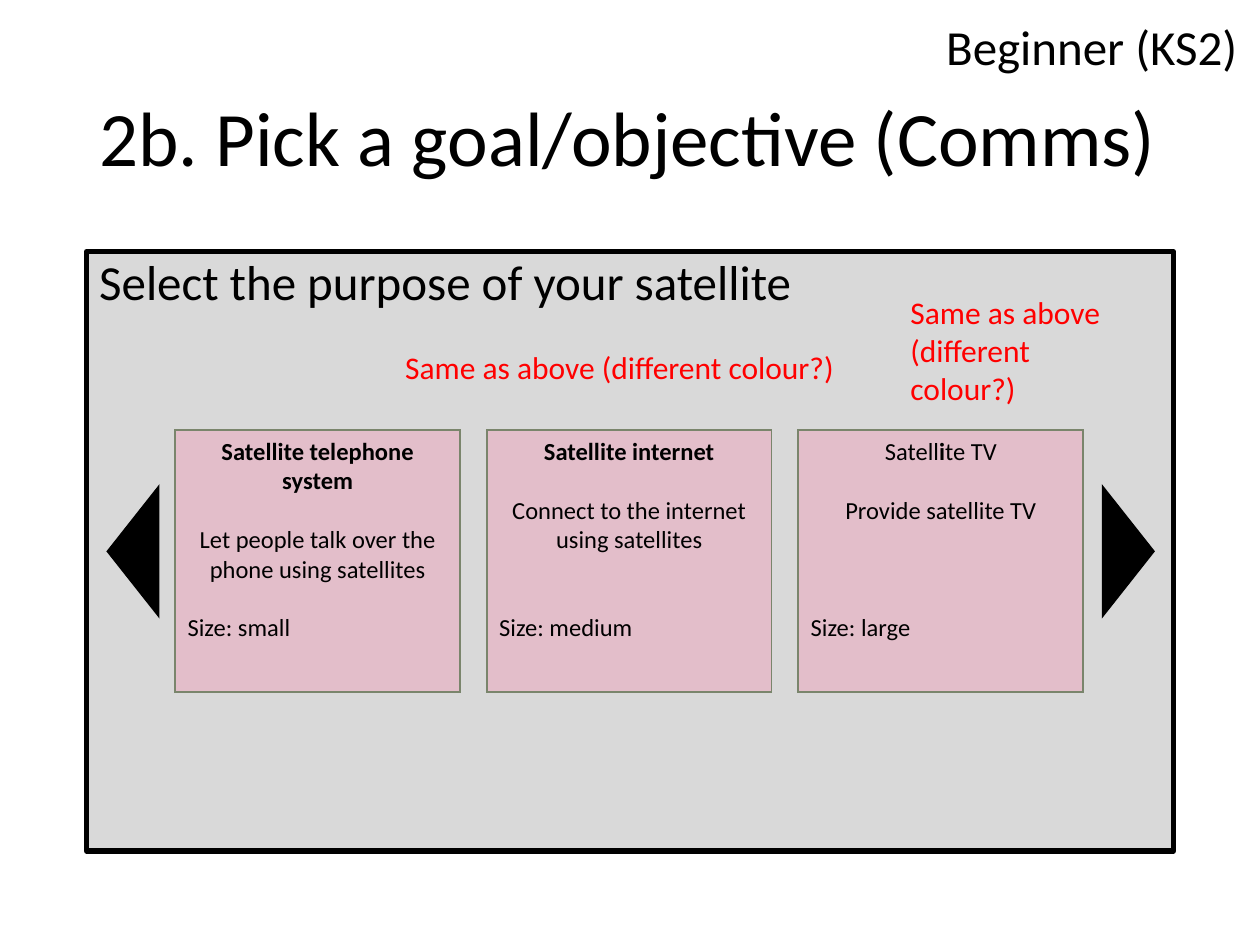
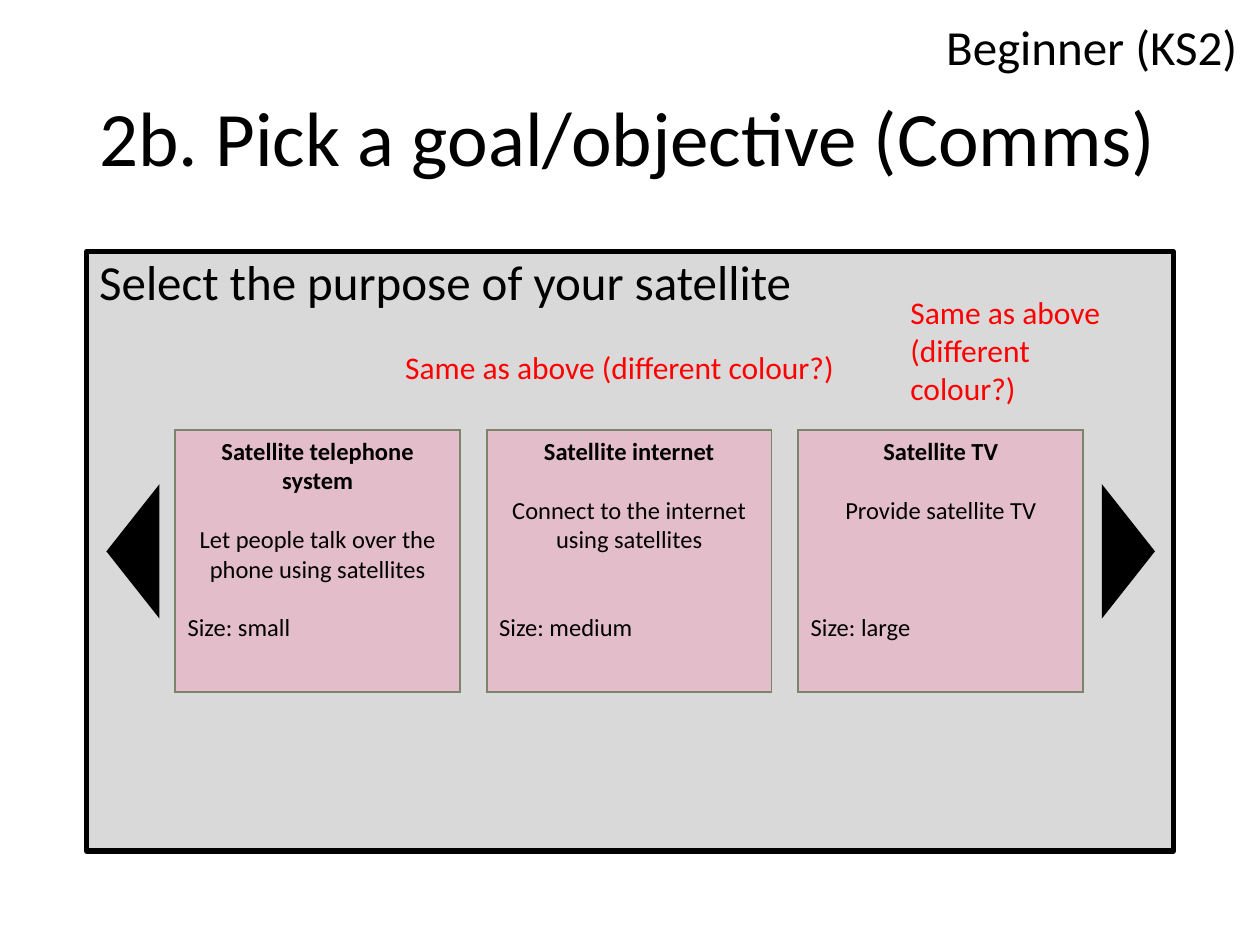
Before and after one commit to chrisnorth/classroom-rocket-scientist, a slide deck: slide 4 of outline_beginner.pptx. Drawn at 1260x945 pixels with LibreOffice and Linux fonts; fonts in the diff are those of the drawing. Boxes give left, top, right and bottom in pixels: in the first picture for what was removed or moved away, otherwise in the second. Text is boxed around its words. In the diff, an @@ line names an element or a change of style, - is before the commit and + after.

```diff
--- a/outline_beginner.pptx
+++ b/outline_beginner.pptx
@@ text in rectangle at [883,442,998,460]: bold on in "Satellite TV" @@
```
Also in this commit, not shown: 3 other slides changed, 3 other files.
